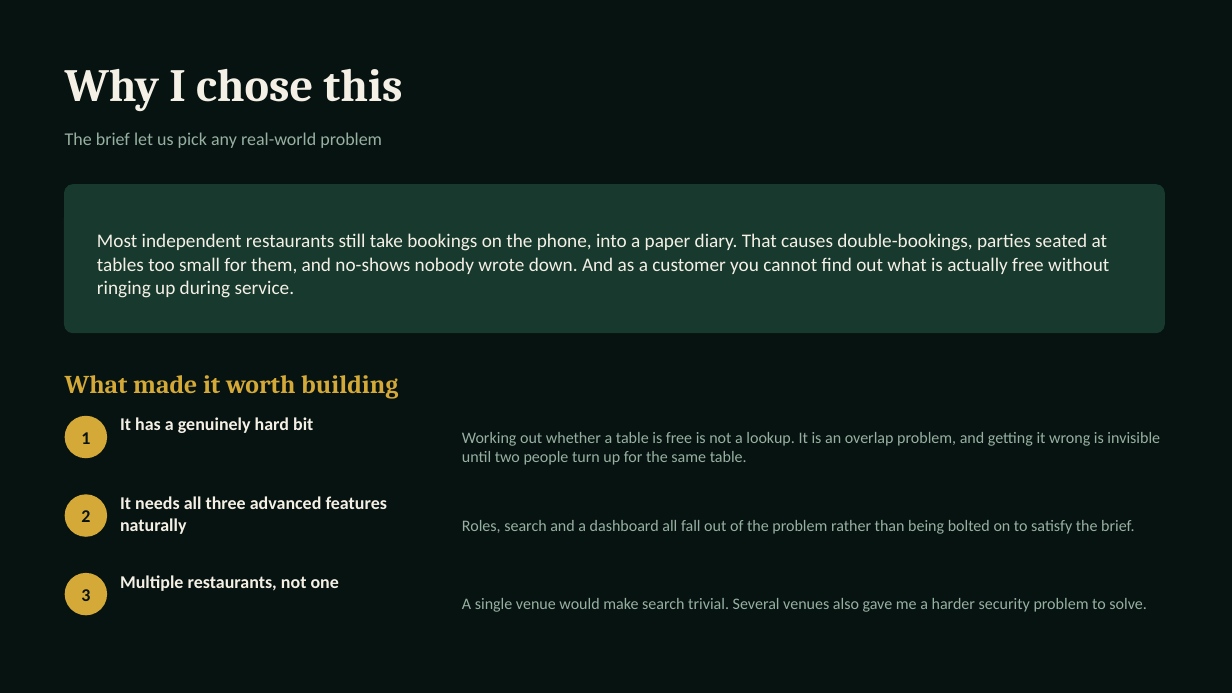
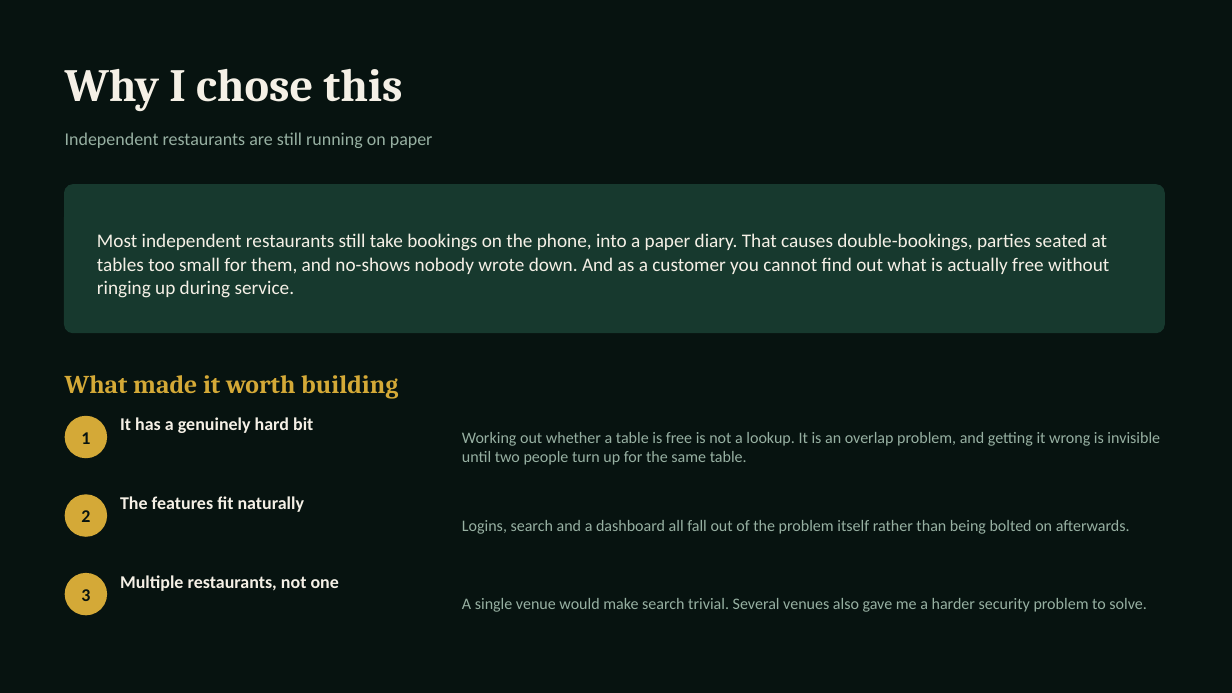
Before and after one commit to asanlimbu/mesa, a slide deck: slide 2 of docs/presentation.pptx. Drawn at 1232x693 pixels with LibreOffice and Linux fonts; fonts in the diff are those of the drawing. Boxes give left, top, right and bottom in pixels: in the first picture for what was removed or moved away, otherwise in the second. Text is boxed around its words. In the diff, an @@ line names an element or a change of style, - is before the commit and + after.

```diff
--- a/docs/presentation.pptx
+++ b/docs/presentation.pptx
@@ text at bbox=[65, 132, 433, 148]: text changed @@
-The brief let us pick any real-world problem
+Independent restaurants are still running on paper
@@ text at bbox=[120, 496, 304, 512]: text changed @@
-It needs all three advanced features naturally
+The features fit naturally
@@ text at bbox=[462, 520, 1130, 534]: text changed @@
-Roles, search and a dashboard all fall out of the problem rather than being bolted on to satisfy the brief.
+Logins, search and a dashboard all fall out of the problem itself rather than being bolted on afterwards.
```
Also in this commit, not shown: 4 other slides changed.
